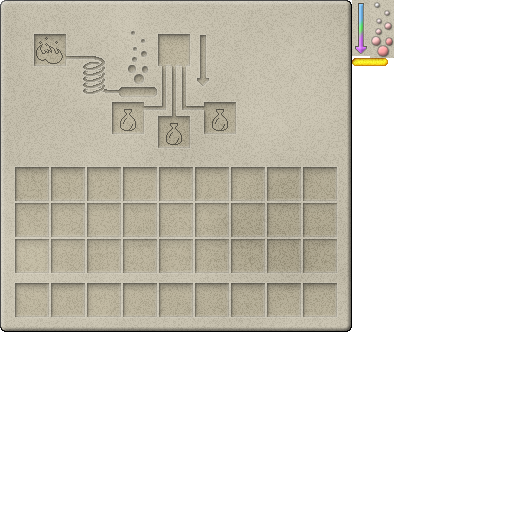
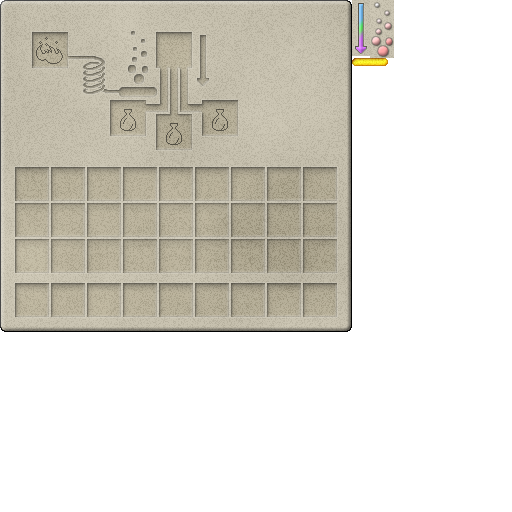
Two versions of the same layered image (512 x 512). Layer-by-layer changes:
painted on "Brewing Stand Grid" over [32, 31, 238, 150]
